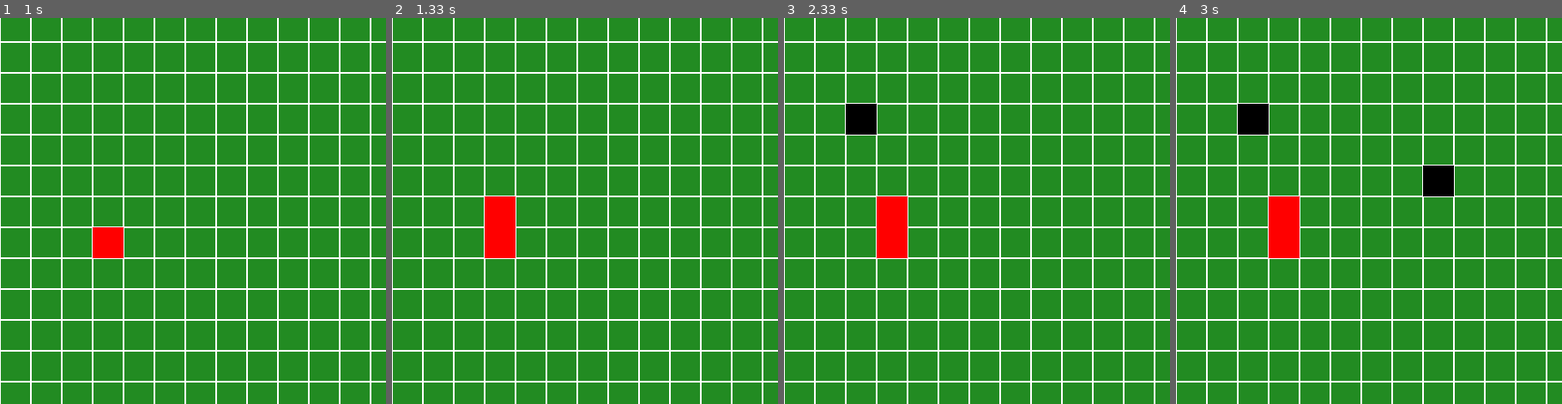
Above: before the commit, frames 1-4 (left to right).
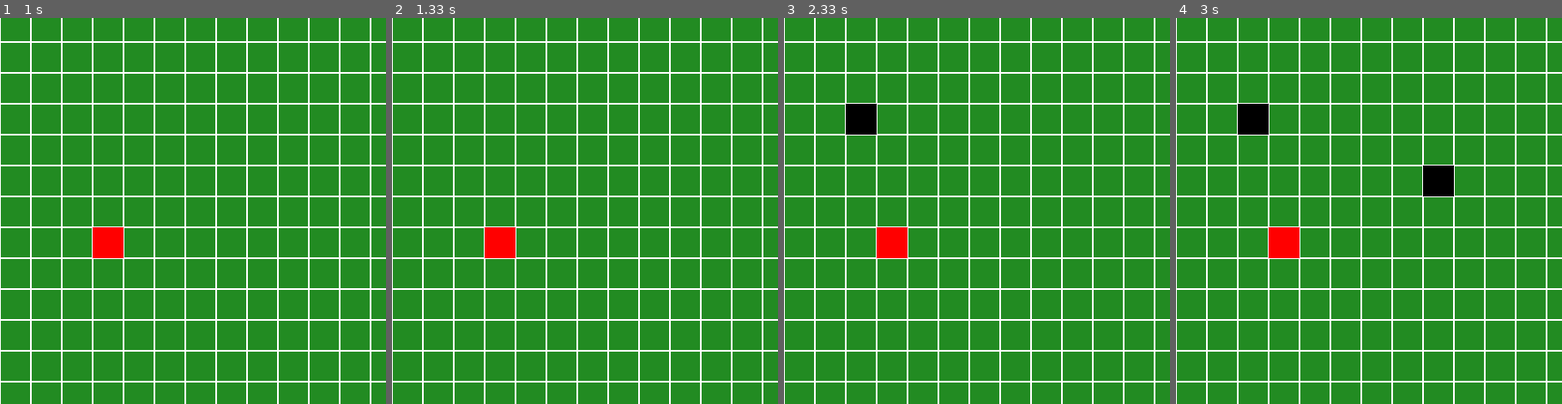
Above: after the commit, the same moments.

Repository: markus-brln/BachelorThesisForestFireControl
Game: pygame game, started from gui/main.py
Same seed, same stepped clock (60 frames per second), same inputs: the game is played once before the commit and once after it.
Inputs (mouse positions are % of the whole screen's width and height, from its top left):
- Up to frame 1 (1 s): tap Space at 0.33 s; click (19, 73) at 0.82 s
- Up to frame 2 (1.33 s): tap Space at 1.1 s
- Up to frame 3 (2.33 s): move the mouse to (47, 33) at 1.77 s; click (47, 33) at 2.07 s
- Up to frame 4 (3 s): move the mouse to (70, 42) at 2.5 s; click (70, 42) at 2.87 s
The pictures show only the part of the screen within x 36-86%, y 21-71%; the shares and areas given below are measured in that part.

Frame 1 is identical in both runs. In frame 2, 0.6% of the frame differs, in the area x 24-32%, y 46-55%; in frame 3, 0.6%; in frame 4, 0.6%.

Commit message:
fire expansion

Diff:
--- a/gui/Model/environment.py
+++ b/gui/Model/environment.py
@@ -125,6 +125,10 @@
       for node in node_row:
         node.time_step()
 
+    for node_row in self.nodes:
+      for node in node_row:
+        node.update_state()
+
     # 3
 
     #print("expanding fire took: ", timelib.time() - start)
--- a/gui/Model/node.py
+++ b/gui/Model/node.py
@@ -17,6 +17,7 @@
   FIREBREAK = 1
   ON_FIRE = 2
   BURNED_OUT = 3
+  AGENT = 4
 
 
 class Node:
@@ -60,9 +61,6 @@
 
 
   def time_step(self):
-    self.state = self.next_state
-    self.next_state = self.state
-
     if self.state == NodeState.ON_FIRE:
       if self.present_agent != None:
         self.present_agent.set_on_fire()
@@ -73,20 +71,22 @@
 
       self.heat_up_neighbours()
 
-    # else:
-      # self.temperature -= 0.25
+
+  def update_state(self):
+    self.state = self.next_state
 
 
   ## TODO: Implement wind direction
   def heat_up_neighbours(self):
     for direction, neighbour in self.neighbours.items():
       if neighbour is not None:
-        heat_spread = random.uniform(0.5, 1.5)
+        heat_spread = 1 # random.uniform(0.5, 1.5)
         if Direction.is_opposite(direction, self.wind_dir):
           heat_spread /= 2
         elif direction == self.wind_dir:
           heat_spread *= 2
 
+        print(f"{heat_spread} towards {direction}")
         neighbour.heat_up(heat_spread)
 
 
--- a/gui/View/view.py
+++ b/gui/View/view.py
@@ -2,6 +2,7 @@
 
 ## Needs access to model
 from Model.environment import Model
+from Model.node import NodeState
 from enum import Enum
 
 
@@ -15,7 +16,6 @@
 
 pygame.font.init() # add text
 myfont = pygame.font.SysFont('arial', 22)
-
 
 
 ## Separate these classes, figure out how to import code from other file
@@ -35,6 +35,35 @@
     self.translation = (0, 0)
     self.scale = 1
 
+
+  ## Determine in which block a pixel lies
+  def pixel_belongs_to_block(self, pos):
+    x = int(pos[0] / self.grid_block_size)
+    y = int(pos[1] / self.grid_block_size)
+    return (x, y)
+
+
+  def callback(self, position, state):
+    if state == NodeState.NORMAL:
+      colour = pygame.Color("ForestGreen")
+    if state == NodeState.FIREBREAK:
+      colour = pygame.Color("SaddleBrown")
+    if state == NodeState.ON_FIRE:
+      colour = pygame.Color("Red")
+    if state == NodeState.BURNED_OUT:
+      colour = pygame.Color("Grey")
+    if state == NodeState.AGENT:
+      colour = pygame.Color("Blue")
+
+    self.draw_block(position, colour)
+
+
+  def draw_block(self, position, colour):
+    block_size = self.grid_block_size
+    for x in range(position[0] * block_size, (position[0] + 1) * block_size):
+      for y in range(position[1] * block_size, (position[1] + 1) * block_size):
+        rect = (x, y, 1, 1)
+        pygame.draw.rect(self.window, colour, rect, 1)
 
 
   def update(self, updateType = []):
@@ -105,11 +134,6 @@
   def draw_waypoints(self):
     self.fill_blocks(self.model.waypoints, pygame.Color("Black"))
 
-  ## Determine in which block a pixel lies
-  def pixel_belongs_to_block(self, pos):
-    x = int(pos[0] / self.grid_block_size)
-    y = int(pos[1] / self.grid_block_size)
-    return (x, y)
 
   def draw_mouse_coords(self):
     ## keep track of mouse position
--- a/gui/main.py
+++ b/gui/main.py
@@ -24,14 +24,13 @@
 
 
   # Initialization
-  environment = Model(size, nr_of_agents, firesize, wind_dir=Direction.NORTH)   ## Initialize Environment
+  environment = Model(size, nr_of_agents, firesize, wind_dir=Direction.WEST)   ## Initialize Environment
   view = View(environment, block_size_in_pixels)  ## Start View
   controller = Controller(environment, view)      ## Initialize Controller with model and view
 
   # Run
   while True:
     controller.update(pygame.event.wait())        ## Let the controller take over
-    #controller.update(pygame.event.get())
 
 
 if __name__=="__main__":
